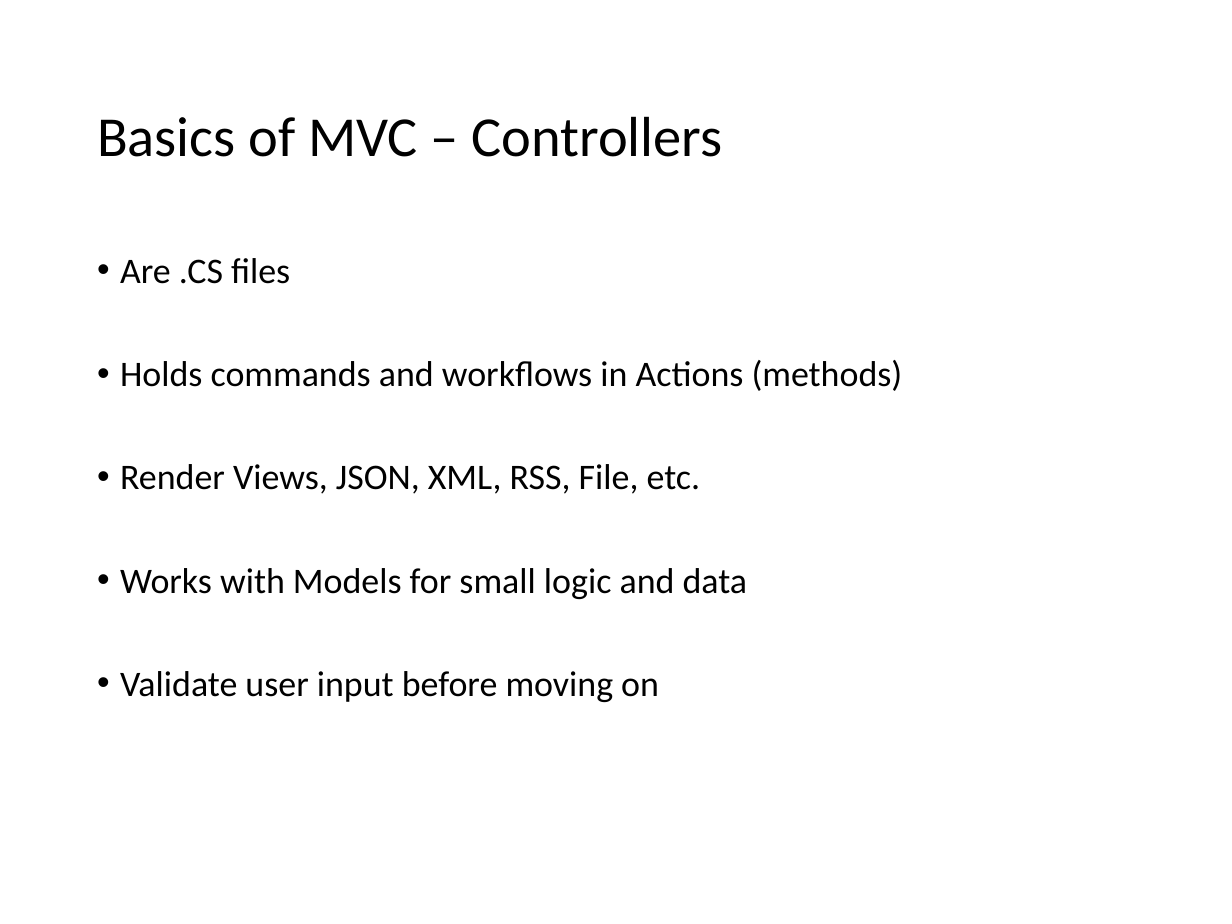
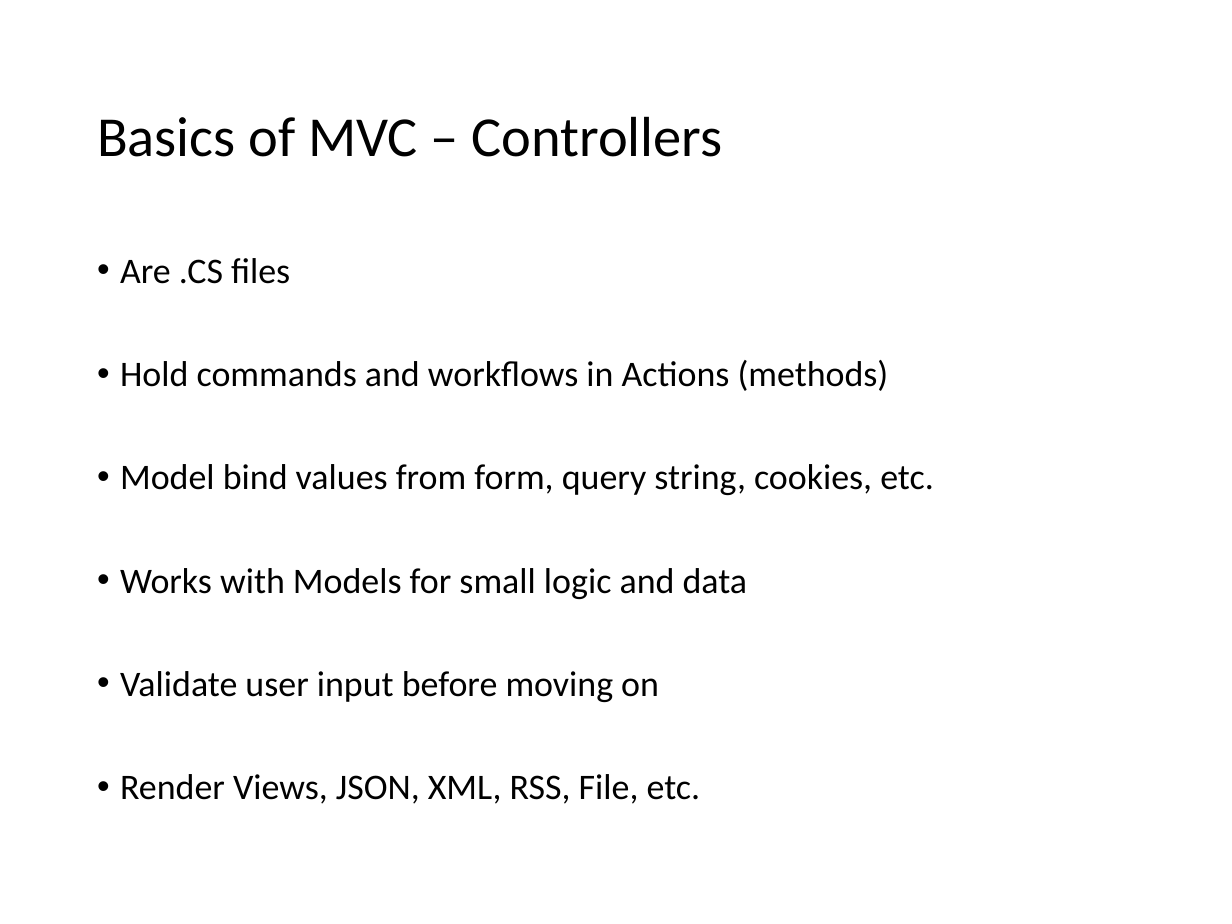
Before and after one commit to VolareSoftware/Presentations, a slide deck: slide 16 of Intro to MVC and Web API - Denver Dev Days/Introduction to MVC and Web API.pptx (slide 10 before the commit). Drawn at 1232x924 pixels with LibreOffice and Linux fonts; fonts in the diff are those of the drawing. Boxes give left, top, right and bottom in pixels: in the first picture for what was removed or moved away, otherwise in the second. Text is boxed around its words. In the diff, an @@ line names an element or a change of style, - is before the commit and + after.

Commit message:
save point with more on routing and views

```diff
--- a/Intro to MVC and Web API - Denver Dev Days/Introduction to MVC and Web API.pptx
+++ b/Intro to MVC and Web API - Denver Dev Days/Introduction to MVC and Web API.pptx
@@ text at (120, 360, 934, 495): text changed @@
-• Holds commands and workflows in Actions (methods)
-• Render Views, JSON, XML, RSS, File, etc.
+• Hold commands and workflows in Actions (methods)
+• Model bind values from form, query string, cookies, etc.
@@ text at (120, 774, 701, 804): paragraph added @@
+• Render Views, JSON, XML, RSS, File, etc.
```
Also in this commit, not shown: 17 other slides changed, 8 slides added, 2 slides removed, 1 other file.
